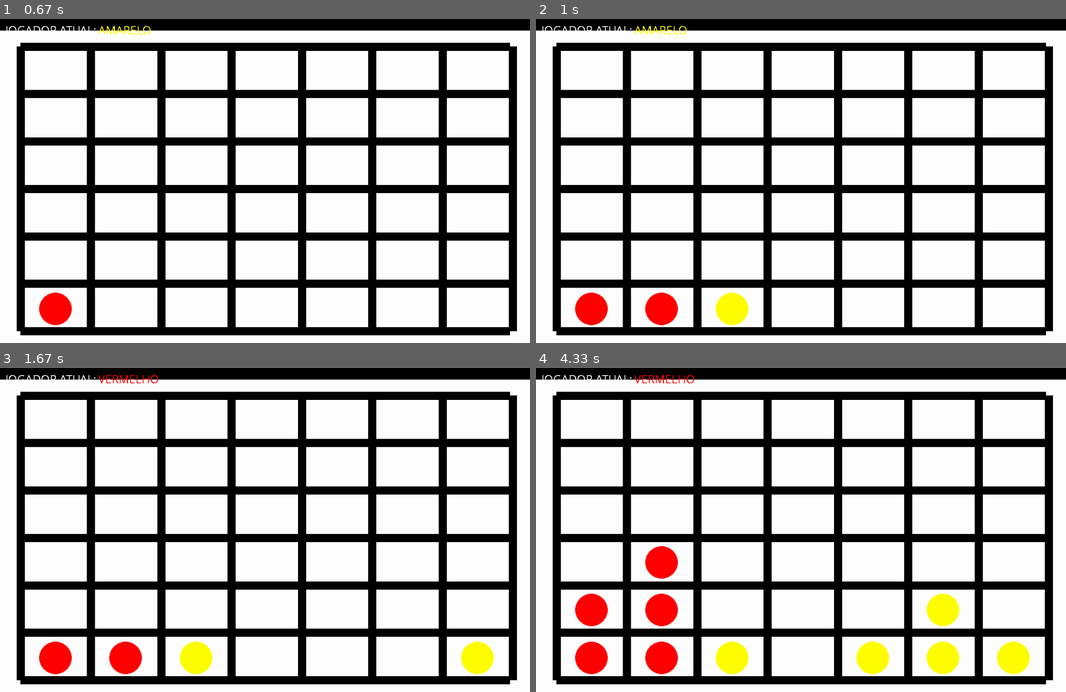
Above: before the commit, frames 1-4 (two rows, left to right).
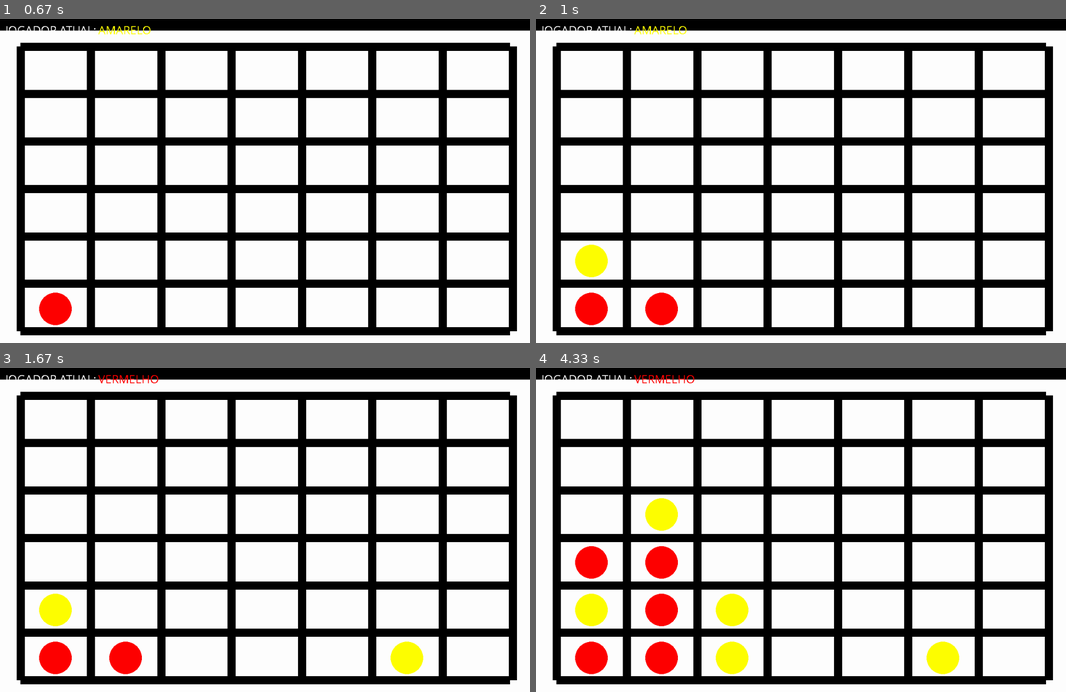
Above: after the commit, the same moments.

Repository: fjtluz/pygame-connect_four
Game: pygame game, started from main.py
The game is run twice, just before and just after one commit, with the same random seed, the same clock (stepped at 60 frames per second) and the same inputs.
Inputs:
- Up to frame 1 (0.67 s): click "JOGADOR ATUAL:" at 0.43 s
- Up to frame 2 (1 s): click "VERMELHO" at 0.8 s
- Up to frame 3 (1.67 s): no input
- Up to frame 4 (4.33 s): click "VERMELHO" at 2.2 s; click "JOGADOR ATUAL:" at 2.6 s; click "VERMELHO" at 4 s

Frame 1 is identical in both runs. In frame 2, 1.0% of the frame differs, in the area x 7-41%, y 69-95%; in frame 3, 2.0%; in frame 4, 3.5%, in the area x 7-94%, y 40-95%.

Commit message:
Adicionando bot mais inteligente (min quase pronto, nada de max)

Diff:
--- a/main.py
+++ b/main.py
@@ -83,9 +83,9 @@
             linha_potencial_amarelo = []
             for idx_cel, cel in enumerate(lin):
 
-                idx_grid = idx_lin * 10 + idx_cel
-                idx_cres = (idx_grid - 30) % 9
-                idx_decr = ((idx_grid - 30) % 11) - 1
+                grid_idx = idx_lin * 10 + idx_cel
+                idx_cres = (grid_idx - 30) % 9
+                idx_decr = ((grid_idx - 30) % 11) - 1
 
                 if cel == 1:
                     linha_potencial = linha_potencial_vermelho
@@ -102,8 +102,8 @@
 
                 linha_possui_quatro = possui_quatro_seguidos(linha_potencial, idx_cel, 1)
                 coluna_possui_quatro = possui_quatro_seguidos(coluna_potencial, idx_lin, -1)
-                cres_possui_quatro = possui_quatro_seguidos(crescente_potencial, idx_grid, -9)
-                decrescente_potencial = possui_quatro_seguidos(decrescente_potencial, idx_grid, -11)
+                cres_possui_quatro = possui_quatro_seguidos(crescente_potencial, grid_idx, -9)
+                decrescente_potencial = possui_quatro_seguidos(decrescente_potencial, grid_idx, -11)
 
                 if linha_possui_quatro or coluna_possui_quatro or cres_possui_quatro or decrescente_potencial:
                     resultado = (True, cel)
@@ -123,11 +123,81 @@
             ref_list.clear()
     ref_list.append(index_atual)
 
-    return len(ref_list) == 4
-
-
-def decide_coluna(matriz):
-    coluna_selecionada = math.floor(random.random() * 7)
+    return len(ref_list) >= 4
+
+
+def decide_coluna(matriz: list[list]):
+    coluna_selecionada = -1
+
+    # min mode
+    idx_lin = len(matriz) - 1
+    while idx_lin >= 0:
+        lin = matriz[idx_lin]
+        for idx_col, cel in enumerate(lin):
+            if cel == 1:
+                um_esquerda = lin[idx_col - 1] if idx_col > 0 else -1
+                dois_esquerda = lin[idx_col - 2] if idx_col > 1 else -1
+                tres_esquerda = lin[idx_col - 3] if idx_col > 2 else -1
+
+                um_direita = lin[idx_col + 1] if idx_col < len(lin) - 1 else -1
+                dois_direita = lin[idx_col + 2] if idx_col < len(lin) - 2 else -1
+                tres_direita = lin[idx_col + 3] if idx_col < len(lin) - 3 else -1
+
+                acima = matriz[idx_lin - 1][idx_col] if idx_lin > 0 else -1
+                um_abaixo = matriz[idx_lin + 1][idx_col] if idx_lin < len(matriz) - 1 else -1
+                dois_abaixo = matriz[idx_lin + 2][idx_col] if idx_lin < len(matriz) - 2 else -1
+
+                baixo_esquerda = matriz[idx_lin + 1][idx_col - 1] if idx_lin < len(matriz) - 1 and idx_col > 0 else -1
+                baixo_direita = matriz[idx_lin + 1][idx_col + 1] if idx_lin < len(matriz) - 1 and idx_col < len(lin) - 1 else -1
+
+                um_diag_esq = matriz[idx_lin - 1][idx_col - 1] if idx_lin > 0 and idx_col > 0 else -1
+                um_diag_esq_um_esq = matriz[idx_lin - 1][idx_col - 2] if idx_lin > 0 and idx_col > 1 else -1
+                dois_diag_esq = matriz[idx_lin - 2][idx_col - 2] if idx_lin > 1 and idx_col > 1 else -1
+                dois_diag_esq_um_esq = matriz[idx_lin - 2][idx_col - 3] if idx_lin > 1 and idx_col > 2 else -1
+                tres_diag_esq = matriz[idx_lin - 3][idx_col - 3] if idx_lin > 2 and idx_col > 2 else -1
+
+                um_diag_dir = matriz[idx_lin - 1][idx_col + 1] if idx_lin > 0 and idx_col < len(lin) - 1 else -1
+                um_diag_dir_um_dir = matriz[idx_lin - 1][idx_col + 2] if idx_lin > 0 and idx_col < len(lin) - 2 else -1
+                dois_diag_dir = matriz[idx_lin - 2][idx_col + 2] if idx_lin > 1 and idx_col < len(lin) - 2 else -1
+                dois_diag_dir_um_dir = matriz[idx_lin - 2][idx_col + 3] if idx_lin > 1 and idx_col < len(lin) - 3 else -1
+                tres_diag_dir = matriz[idx_lin - 3][idx_col + 3] if idx_lin > 2 and idx_col < len(lin) - 3 else -1
+
+                if not [-1, 2].count(acima) and um_abaixo == 1 and dois_abaixo == 1:
+                    coluna_selecionada = idx_col
+
+                if um_direita == 1 and dois_direita == 1:
+                    if not [-1, 2].count(tres_direita):
+                        coluna_selecionada = idx_col + 3
+                    elif not [-1, 2].count(um_esquerda):
+                        coluna_selecionada = idx_col - 1
+                elif dois_direita == 1 and tres_direita == 1:
+                    if not [-1, 2].count(um_direita):
+                        coluna_selecionada = idx_col + 1
+                elif dois_esquerda == 1 and tres_esquerda == 1:
+                    if not [-1, 2].count(um_esquerda):
+                        coluna_selecionada = idx_col - 1
+
+                if um_diag_dir == 1:
+                    if dois_diag_dir == 1 and dois_diag_dir_um_dir != 0:
+                        coluna_selecionada = idx_col + 3
+                    elif tres_diag_dir == 1 and um_diag_dir_um_dir != 0:
+                        coluna_selecionada = idx_col + 2
+                elif dois_diag_dir == 1 and tres_diag_dir == 1:
+                    if um_direita != 0:
+                        coluna_selecionada = idx_col + 1
+
+                if um_diag_esq == 1:
+                    if dois_diag_esq == 1 and not [-1, 0].count(dois_diag_esq_um_esq):
+                        coluna_selecionada = idx_col - 3
+                    elif tres_diag_esq == 1 and not [-1, 0].count(um_diag_esq_um_esq):
+                        coluna_selecionada = idx_col - 2
+                elif dois_diag_esq == 1 and tres_diag_esq == 1:
+                    if um_esquerda != 0:
+                        coluna_selecionada = idx_col - 1
+        idx_lin -= 1
+
+    if coluna_selecionada == -1:
+        coluna_selecionada = math.floor(random.random() * 7)
 
     return coluna_selecionada
 
